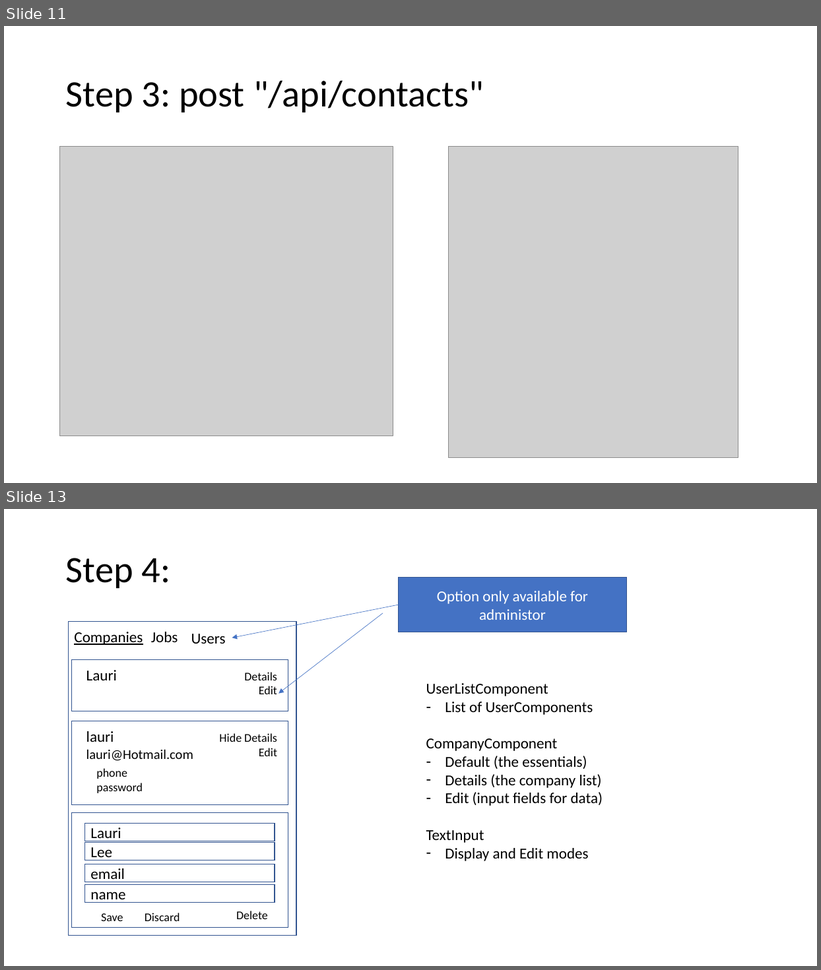
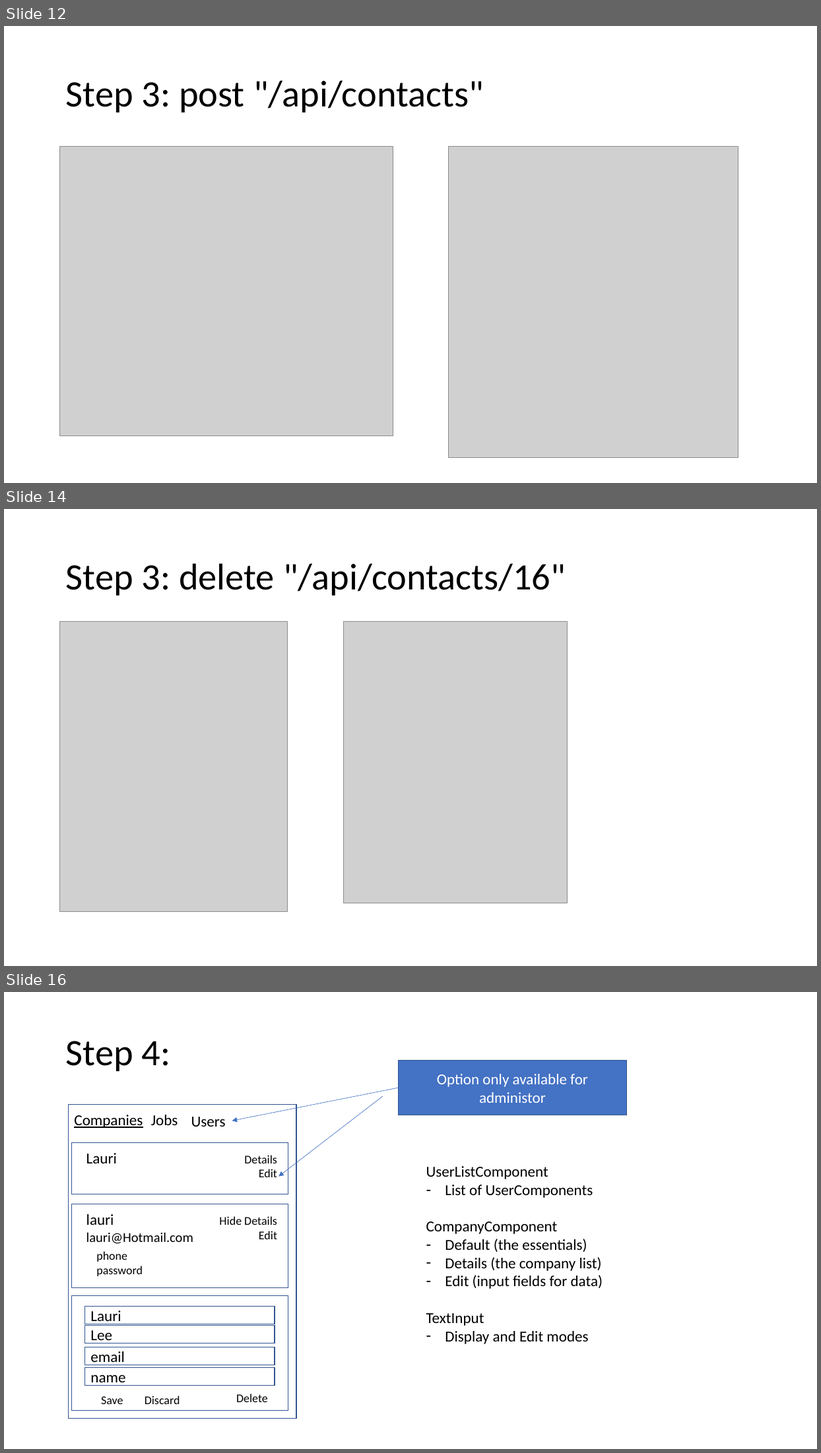
Before and after one commit to fywest/jobbox, a slide deck: jobbox.pptx. Shown one above the other, each under a label of ours: slides 11 and 13 before the commit, slides 12, 14 and 16 after it; the slides between them are not shown. The pictures are 821x970 and 821x1453 pixels, drawn with LibreOffice and Linux fonts; fonts in the diff are those of the drawing; grey boxes stand for pictures. Boxes give left, top, right and bottom in pixels: in the first picture for what was removed or moved away, otherwise in the second. Text is boxed around its words. In the diff, an @@ line names an element or a change of style, - is before the commit and + after.

```diff
--- a/jobbox.pptx
+++ b/jobbox.pptx
@@ slide 14 added at [4,509,817,966], background #FFFFFF @@
@@ title added at [66,563,566,595], 44 pt, text #000000 @@
+Step 3: delete "/api/contacts/16"
@@ picture added at [60,622,288,912] @@
@@ picture added at [343,622,568,904] @@
@@ what was slide 11 is now slide 12 @@
@@ what was slide 13 is now slide 16 @@
```
Also in this commit, not shown: 2 slides changed, 2 other slides added.
